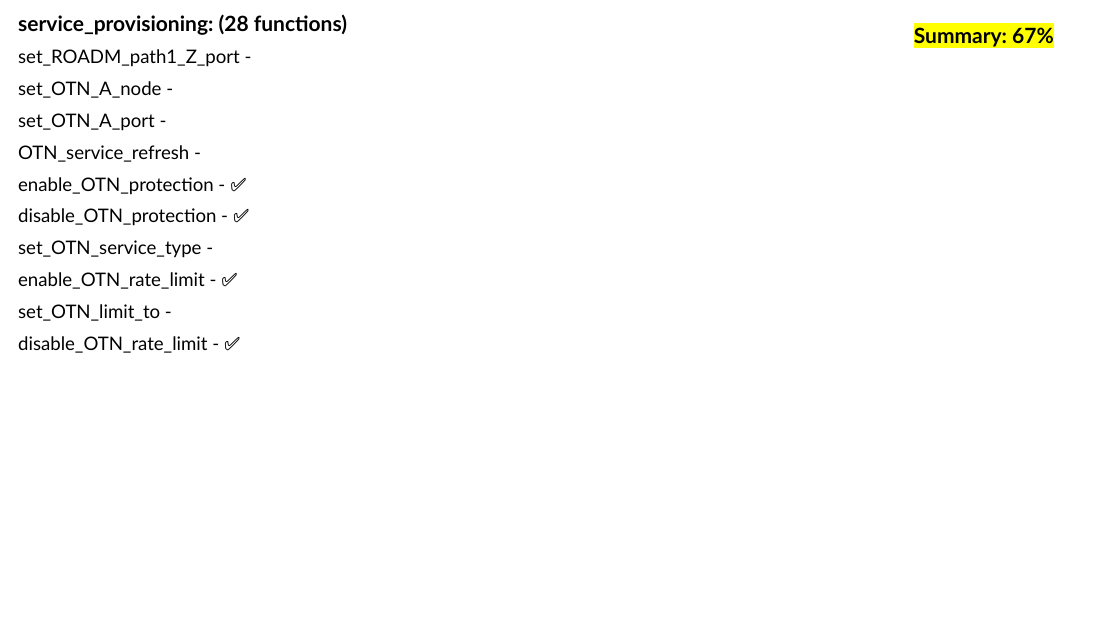
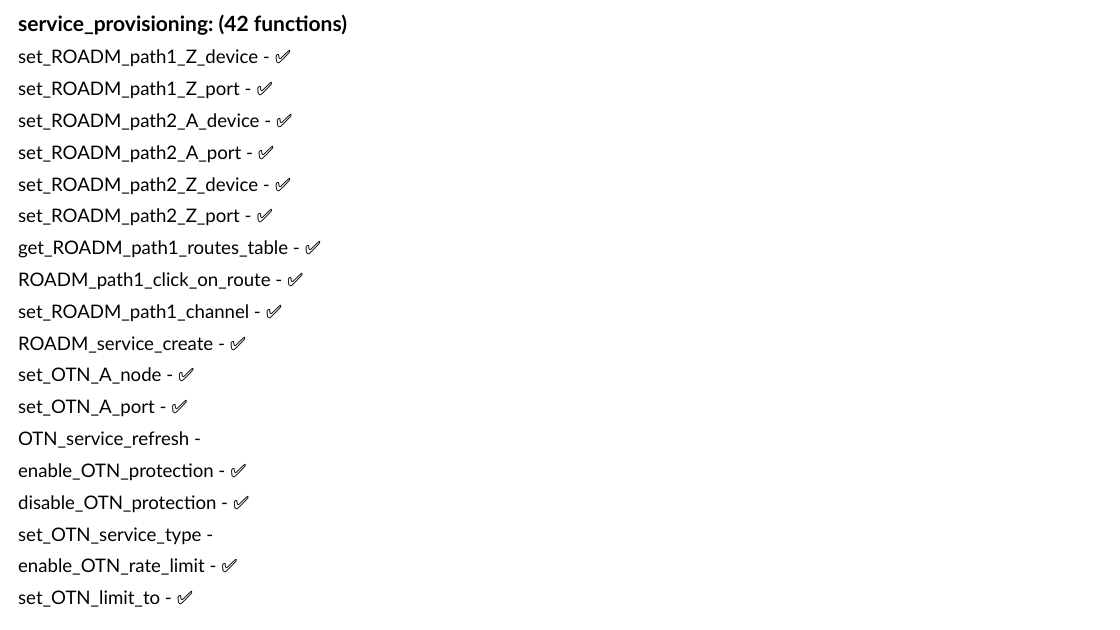
Before and after one commit to Yuval10Dahan/LightWatch_WEB, a slide deck: slide 16 of Docs/Progress_Check_Box.pptx (slide 14 before the commit). Drawn at 1120x630 pixels with LibreOffice and Linux fonts; fonts in the diff are those of the drawing. Boxes give left, top, right and bottom in pixels: in the first picture for what was removed or moved away, otherwise in the second. Text is boxed around its words. In the diff, an @@ line names an element or a change of style, - is before the commit and + after.

```diff
--- a/Docs/Progress_Check_Box.pptx
+++ b/Docs/Progress_Check_Box.pptx
@@ subtitle at box(18, 14, 347, 417): text changed @@
-service_provisioning: (28 functions)
-set_ROADM_path1_Z_port -
-set_OTN_A_node -
-set_OTN_A_port -
+service_provisioning: (42 functions)
+set_ROADM_path1_Z_device - ✅
+set_ROADM_path1_Z_port - ✅
+set_ROADM_path2_A_device - ✅
+set_ROADM_path2_A_port - ✅
+set_ROADM_path2_Z_device - ✅
+set_ROADM_path2_Z_port - ✅
+get_ROADM_path1_routes_table - ✅
+ROADM_path1_click_on_route - ✅
+set_ROADM_path1_channel - ✅
+ROADM_service_create - ✅
+set_OTN_A_node - ✅
+set_OTN_A_port - ✅
@@ text removed at box(914, 27, 1054, 47) @@
-Summary: 67%
@@ subtitle at box(18, 590, 160, 607): text changed @@
-set_OTN_limit_to -
-disable_OTN_rate_limit - ✅
+set_OTN_limit_to - ✅
```
Also in this commit, not shown: 13 other slides changed, 4 slides added, 38 other files.
